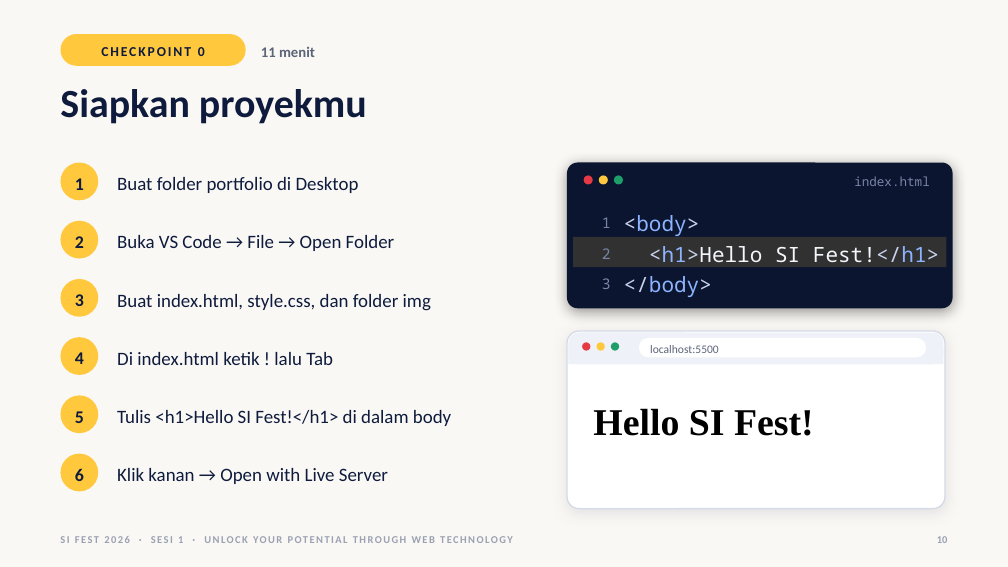
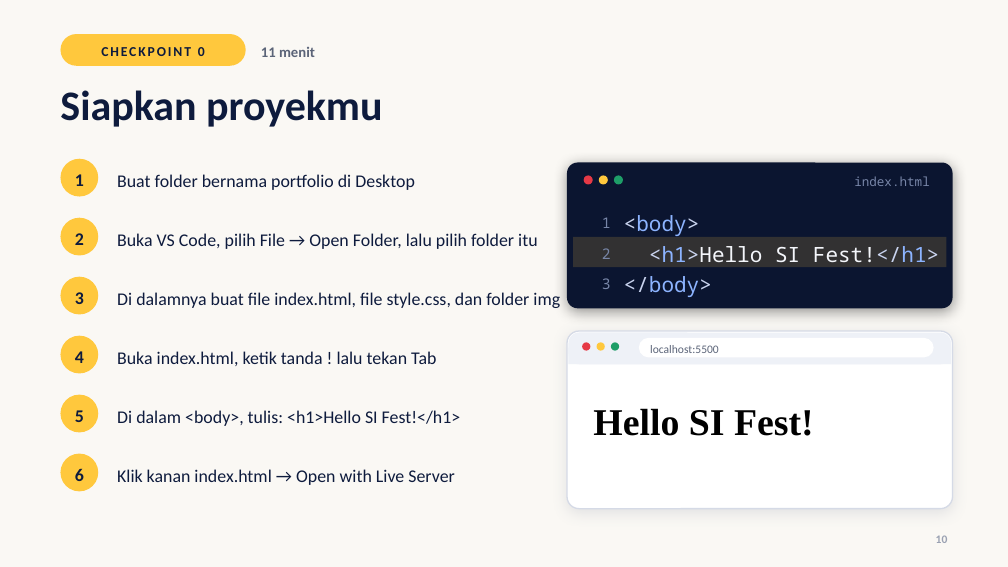
Before and after one commit to RifkiFrds/Seminar, a slide deck: slide 10 of seminar-sifest/SI-Fest-2026-Sesi1-SafeFonts.pptx. Drawn at 1008x567 pixels with LibreOffice and Linux fonts; fonts in the diff are those of the drawing. Boxes give left, top, right and bottom in pixels: in the first picture for what was removed or moved away, otherwise in the second. Text is boxed around its words. In the diff, an @@ line names an element or a change of style, - is before the commit and + after.

```diff
--- a/seminar-sifest/SI-Fest-2026-Sesi1-SafeFonts.pptx
+++ b/seminar-sifest/SI-Fest-2026-Sesi1-SafeFonts.pptx
@@ text "Siapkan proyekmu" at [60, 90, 382, 127]: size 38 to 40 pt @@
@@ text "1": place and size @@
-text "1" at [75, 178, 84, 190]
+text "1" at [75, 174, 84, 186]
@@ ellipse: place and size @@
-ellipse at [60, 163, 98, 200]
+ellipse at [60, 159, 98, 197]
@@ text at [117, 174, 415, 190]: text changed; size 18 to 17 pt @@
-Buat folder portfolio di Desktop
+Buat folder bernama portfolio di Desktop
@@ text at [117, 233, 537, 249]: text changed; size 18 to 17 pt @@
-Buka VS Code → File → Open Folder
+Buka VS Code, pilih File → Open Folder, lalu pilih folder itu
@@ text at [117, 292, 560, 308]: text changed; size 18 to 17 pt @@
-Buat index.html, style.css, dan folder img
+Di dalamnya buat file index.html, file style.css, dan folder img
@@ text at [117, 351, 436, 366]: text changed; size 18 to 17 pt @@
-Di index.html ketik ! lalu Tab
+Buka index.html, ketik tanda ! lalu tekan Tab
@@ rounded rectangle: place and size @@
-rounded rectangle at [567, 331, 945, 509]
+rounded rectangle at [567, 331, 953, 509]
@@ rounded rectangle: place and size @@
-rounded rectangle at [569, 333, 944, 364]
+rounded rectangle at [569, 333, 951, 364]
@@ rectangle: place and size @@
-rectangle at [569, 348, 944, 364]
+rectangle at [569, 348, 951, 364]
@@ rounded rectangle: place and size @@
-rounded rectangle at [639, 338, 926, 358]
+rounded rectangle at [639, 338, 934, 358]
@@ text at [117, 410, 461, 426]: text changed; size 18 to 17 pt @@
-Tulis <h1>Hello SI Fest!</h1> di dalam body
+Di dalam <body>, tulis: <h1>Hello SI Fest!</h1>
@@ text at [117, 469, 455, 485]: text changed; size 18 to 17 pt @@
-Klik kanan → Open with Live Server
+Klik kanan index.html → Open with Live Server
@@ text removed at [178, 536, 183, 543] @@
-SI FEST 2026 · SESI 1 · UNLOCK YOUR POTENTIAL THROUGH WEB TECHNOLOGY
```
Also in this commit, not shown: 32 other slides changed, 1 slide added, 52 other files.
